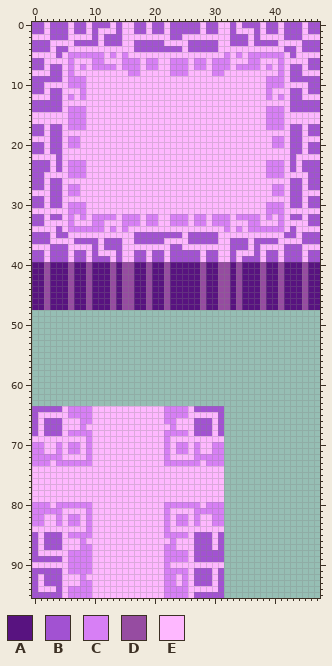
Sprite sheet, stored at Assets/Resources/Tile/SwitchGroundTD.png. Above: the version before the commit.
The file is 48x96 pixels.
Palette (. is transparent): A #581380  B #a252d2  C #d77ff5  D #964ca1  E #feb8ff
Pixels before (only the part around the change), first column x 0:
 0 BBEBBBEBBEBBBEBEEBBEBBEBBBBBEBBEEBEBBBEBBEBBBEBB
 1 BBEBBBEBBEBEEEBEEBBEBBEBBBBBEBBEEBEEEBEBBEBBBEBB
 2 EEEBBBEEEEBEBBBEEEEEEEEBBEEEEEEEEBBBEBEEEEBBBEEE
 3 BBBEEEEBBBBEBBBEEBBBBBEEEEBBBBBEEBBBEBBBBEEEEBBB
 4 BBBEBBEEEEEEEEEEEBBBBBBBBEBBBBBEEEEEEEEEEEBBEBBB
 5 EEEEBECCCCCCECECEEEEEEEEEEEEEEEECECECCCCCCEBEEEE
 6 BBEEEECEEECCEEECCCECCEECCCECCECCCEEECCEEECEEEEBB
 7 BBEBBECECECCCCECCCECCEECCCECCECCCECCCCECECEBBEBB
 8 EEEBBECEEEEEEEEECCEEEEECCCEEEECCEEEEEEEEECEBBEEE
 9 BBBBBECCCEEEEEEEEEEEEEEEEEEEEEEEEEEEEEECCCEBBBBB
10 BBEEEECCCEEEEEEEEEEEEEEEEEEEEEEEEEEEEEECCCEEEEBB
11 BBEBBEEECEEEEEEEEEEEEEEEEEEEEEEEEEEEEEECEEEBBEBB
12 EEEBBECECEEEEEEEEEEEEEEEEEEEEEEEEEEEEEECECEBBEEE
13 BBBBBEEEEEEEEEEEEEEEEEEEEEEEEEEEEEEEEEEEEEEBBBBB
14 BBBBBECCCEEEEEEEEEEEEEEEEEEEEEEEEEEEEEECCCEBBBBB
15 EEEEEECCCEEEEEEEEEEEEEEEEEEEEEEEEEEEEEECCCEEEEEE
16 EEEEEECCCEEEEEEEEEEEEEEEEEEEEEEEEEEEEEECCCEEEEEE
17 BBEBBECCCEEEEEEEEEEEEEEEEEEEEEEEEEEEEEECCCEBBEBB
18 BBEBBEEEEEEEEEEEEEEEEEEEEEEEEEEEEEEEEEEEEEEBBEBB
19 EEEBBECCEEEEEEEEEEEEEEEEEEEEEEEEEEEEEEEECCEBBEEE
20 BBEBBECCEEEEEEEEEEEEEEEEEEEEEEEEEEEEEEEECCEBBEBB
21 BBEBBEEEEEEEEEEEEEEEEEEEEEEEEEEEEEEEEEEEEEEBBEBB
22 EEEEBEEEEEEEEEEEEEEEEEEEEEEEEEEEEEEEEEEEEEEBEEEE
23 BBBEBECCCEEEEEEEEEEEEEEEEEEEEEEEEEEEEEECCCEBEBBB
24 BBBEBECCCEEEEEEEEEEEEEEEEEEEEEEEEEEEEEECCCEBEBBB
25 BBEEEECCCEEEEEEEEEEEEEEEEEEEEEEEEEEEEEECCCEEEEBB
26 BBEBBEEEEEEEEEEEEEEEEEEEEEEEEEEEEEEEEEEEEEEBBEBB
27 BBEBBECCEEEEEEEEEEEEEEEEEEEEEEEEEEEEEEEECCEBBEBB
28 EEEBBECCEEEEEEEEEEEEEEEEEEEEEEEEEEEEEEEECCEBBEEE
29 BBEBBEEEEEEEEEEEEEEEEEEEEEEEEEEEEEEEEEEEEEEBBEBB
30 BBEBBECCCEEEEEEEEEEEEEEEEEEEEEEEEEEEEEECCCEBBEBB
31 EEEEEECCCEEEEEEEEEEEEEEEEEEEEEEEEEEEEEECCCEEEEEE
32 BBEBBECECECCCCECCCECCEECCCECCECCCECCCCECECEBBEBB
33 BBEEEECEEECCEEECCCECCEECCCECCECCCEEECCEEECEEEEBB
34 EEEEBECCCCCCECECEEEEEEEEEEEEEEEECECECCCCCCEBEEEE
35 BBBEBBEEEEEEEEEEEBBBBBBBBEBBBBBEEEEEEEEEEEBBEBBB
36 BBBEEEEBBBBEBBBEEBBBBBEEEEBBBBBEEBBBEBBBBEEEEBBB
37 EEEBBBEEEEBEBBBEEEEEEEEBBEEEEEEEEBBBEBEEEEBBBEEE
38 BBEBBBEBBEBEEEBEEBBEBBEBBBBBEBBEEBEEEBEBBEBBBEBB
39 BBEBBBEBBEBBBEBEEBBEBBEBBBBBEBBEEBEBBBEBBEBBBEBB
40 AADAAADAADAAADADDAADAADAAAAADAADDADAAADAADAAADAA
41 AADAAADAADAAADADDAADAADAAAAADAADDADAAADAADAAADAA
42 AADAAADAADAAADADDAADAADAAAAADAADDADAAADAADAAADAA
43 AADAAADAADAAADADDAADAADAAAAADAADDADAAADAADAAADAA
44 AADAAADAADAAADADDAADAADAAAAADAADDADAAADAADAAADAA
45 AADAAADAADAAADADDAADAADAAAAADAADDADAAADAADAAADAA
46 AADAAADAADAAADADDAADAADAAAAADAADDADAAADAADAAADAA
47 AADAAADAADAAADADDAADAADAAAAADAADDADAAADAADAAADAA
48 ................................................
49 ................................................
50 ................................................
51 ................................................
52 ................................................
53 ................................................
54 ................................................
55 ................................................
56 ................................................
57 ................................................
58 ................................................
59 ................................................
60 ................................................
61 ................................................
62 ................................................
63 ................................................
64 BBBBBECCCCEEEEEEEEEEEECCCCEBBBBB................
65 BEEEEECCCCEEEEEEEEEEEECCCCEEEEEB................
66 BEBBBEEECCEEEEEEEEEEEECCEEEBBBEB................
67 BEBBBEEECEEEEEEEEEEEEEECEEEBBBEB................
68 BEBBBECCCCEEEEEEEEEEEECCCCEBBBEB................
69 EEEEEEEEECEEEEEEEEEEEECEEEEEEEEE................
70 CCEECECCECEEEEEEEEEEEECECCECEECC................
71 CCEECECCECEEEEEEEEEEEECECCECEECC................
72 CCCCCEEEECEEEEEEEEEEEECEEEECCCCC................
73 CCCECCCCCCEEEEEEEEEEEECCCCCCECCC................
74 EEEEEEEEEEEEEEEEEEEEEEEEEEEEEEEE................
75 EEEEEEEEEEEEEEEEEEEEEEEEEEEEEEEE................
76 EEEEEEEEEEEEEEEEEEEEEEEEEEEEEEEE................
77 EEEEEEEEEEEEEEEEEEEEEEEEEEEEEEEE................
78 EEEEEEEEEEEEEEEEEEEEEEEEEEEEEEEE................
79 EEEEEEEEEEEEEEEEEEEEEEEEEEEEEEEE................
80 CCCECCCCCCEEEEEEEEEEEECCCCCCECCC................
81 CCCCCEEEECEEEEEEEEEEEECEEEECCCCC................
82 CCEECECCECEEEEEEEEEEEECECCECEECC................
83 CCEECECCECEEEEEEEEEEEECECCECEECC................
84 EEEEEEEEECEEEEEEEEEEEECEEEEEEEEE................
85 BEBBBECCCCEEEEEEEEEEEECCCCEBBBEB................
86 BEBBBEEECEEEEEEEEEEEEEECEEEBBBEB................
87 BEBBBEEECCEEEEEEEEEEEECCEEEBBBEB................
88 BEEEEECCCCEEEEEEEEEEEECCCCEBBBBB................
89 BBBBBECCCCEEEEEEEEEEEECCCCEBBBBB................
90 EEEEEECCCCEEEEEEEEEEEECEEEEEEEEE................
91 BBBBBECCCCEEEEEEEEEEEECCCCEBBBEB................
92 BEBBBEEECEEEEEEEEEEEEECCECEBBBEB................
93 BEBBBEEECCEEEEEEEEEEEECCECEBBBEB................
94 BEEEBECCCCEEEEEEEEEEEECCCCEEEEEB................
95 BBBBBECCCCEEEEEEEEEEEECCCCEBBBBB................
After:
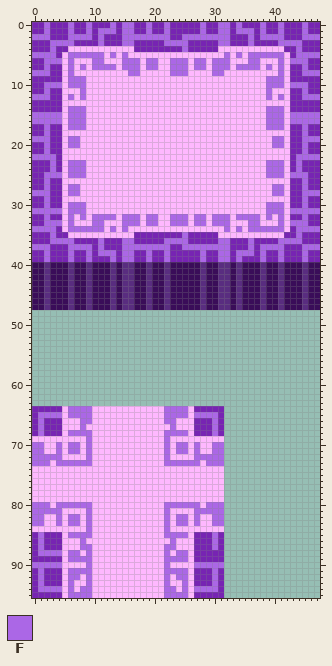
Colours new in this view: F #ab67e6
From old to new:
colour A: #581380 -> #3a0d59
colour B: #a252d2 -> #7724b3
colour D: #964ca1 -> #592d80
Changed rows in their new state; - is a pixel that keeps its letter.
first column x 0:
 0 --F---F--F---F-FF--F--F-----F--FF-F---F--F---F--
 1 --F---F--F-FFF-FF--F--F-----F--FF-FFF-F--F---F--
 2 FFF---FFFF-F---FFFFFFFF--FFFFFFFF---F-FFFF---FFF
 3 ---FFFF----F---FF-----FFFF-----FF---F----FFFF---
 4 ---F---------------------F------------------F---
 5 FFFF--FFFFFF-F-F----------------F-F-FFFFFF--FFFF
 6 --FFF-F---FF---FFF-FF--FFF-FF-FFF---FF---F-FFF--
 7 --F---F-F-FFFF-FFF-FF--FFF-FF-FFF-FFFF-F-F---F--
 8 FFF---F---------FF-----FFF----FF---------F---FFF
 9 ------FFF------------------------------FFF------
10 --FFF-FFF------------------------------FFF-FFF--
11 --F-----F------------------------------F-----F--
12 FFF---F-F------------------------------F-F---FFF
14 ------FFF------------------------------FFF------
15 FFFFF-FFF------------------------------FFF-FFFFF
16 FFFFF-FFF------------------------------FFF-FFFFF
17 --F---FFF------------------------------FFF---F--
18 --F------------------------------------------F--
19 FFF---FF--------------------------------FF---FFF
20 --F---FF--------------------------------FF---F--
21 --F------------------------------------------F--
22 FFFF----------------------------------------FFFF
23 ---F--FFF------------------------------FFF--F---
24 ---F--FFF------------------------------FFF--F---
25 --FFF-FFF------------------------------FFF-FFF--
26 --F------------------------------------------F--
27 --F---FF--------------------------------FF---F--
28 FFF---FF--------------------------------FF---FFF
29 --F------------------------------------------F--
30 --F---FFF------------------------------FFF---F--
31 FFFFF-FFF------------------------------FFF-FFFFF
32 --F---F-F-FFFF-FFF-FF--FFF-FF-FFF-FFFF-F-F---F--
33 --FFF-F---FF---FFF-FF--FFF-FF-FFF---FF---F-FFF--
34 FFFF--FFFFFF-F-F----------------F-F-FFFFFF--FFFF
35 ---F---------------------F------------------F---
36 ---FFFF----F---FF-----FFFF-----FF---F----FFFF---
37 FFF---FFFF-F---FFFFFFFF--FFFFFFFF---F-FFFF---FFF
38 --F---F--F-FFF-FF--F--F-----F--FF-FFF-F--F---F--
39 --F---F--F---F-FF--F--F-----F--FF-F---F--F---F--
first column x 0:
64 ------FFFF------------FFFF------
65 -FFFF-FFFF------------FFFF-FFFF-
66 -F------FF------------FF------F-
67 -F------F--------------F------F-
68 -F----FFFF------------FFFF----F-
69 ---------F------------F---------
70 FF--F-FF-F------------F-FF-F--FF
71 FF--F-FF-F------------F-FF-F--FF
72 FFFFF----F------------F----FFFFF
73 FFF-FFFFFF------------FFFFFF-FFF
first column x 0:
80 FFF-FFFFFF------------FFFFFF-FFF
81 FFFFF----F------------F----FFFFF
82 FF--F-FF-F------------F-FF-F--FF
83 FF--F-FF-F------------F-FF-F--FF
84 ---------F------------F---------
85 -F----FFFF------------FFFF----F-
86 -F------F--------------F------F-
87 -F------FF------------FF------F-
88 -FFFF-FFEF------------FEFF------
89 ------FFFF------------FFFF------
90 FFFFF-EEEF------------F----FFFFF
91 -F----FFFF------------FFFF----F-
92 -F----FFEF------------FEFF----F-
93 -F----F-EF------------FE-F----F-
94 -FFFF-FEFF------------FFEF-FFFF-
95 ------FFFF------------FFFF------
Where, in picture pixels (left, top, right, bottom), the same in both pictures:
changed: (32, 22, 320, 310)
changed: (32, 406, 92, 466)
changed: (164, 406, 224, 466)
changed: (32, 502, 92, 598)
changed: (164, 502, 224, 598)
